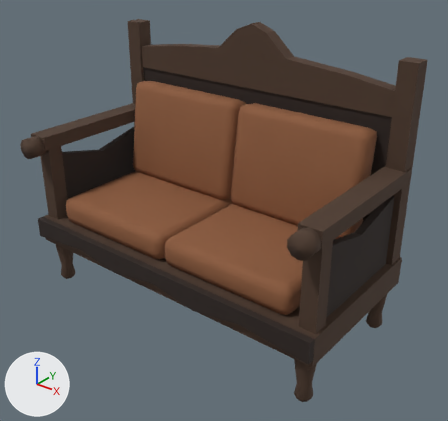
An edit to the glTF model art/models/settee.glb, drawn before and after from the same camera.
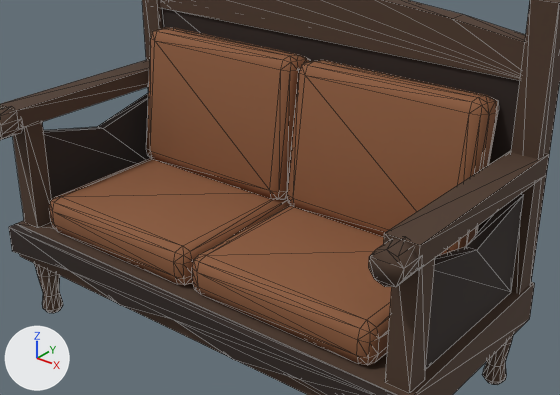
Old and new are each drawn whole from a 50 mm camera at (1.033, -1.49, 1.08) aimed at (0.061, -0.276, 0.327) and again close up on the part from 7% to 94% of the width and 15% to 80% of the height. The axes (+X, +Y, +Z) are drawn at lower left. The lights are the same throughout. The last two pictures show the newer version. The close-ups show mesh edges as thin lines. Vertices at exactly the same position are counted once.

The scene before the commit, as lines of its bpy script (objects in view):
```python
me_settee = bpy.data.meshes.new('settee')
me_settee.from_pydata(...)  # 654 vertices, 1208 faces; spans x -0.49..0.49, y -0.53..-0.03, z 0.0..0.8
# faces by material slot: [700, 76, 432]
me_settee.materials.append(mat_pal_umber)  # brown #4d382a
me_settee.materials.append(mat_pal_peat)  # black #2b1f1a
me_settee.materials.append(mat_pal_leather)  # brown #8c5a3a
ob_settee = bpy.data.objects.new('settee', me_settee)
ob_settee.location = (0.0, 0.0, 0.0)
```
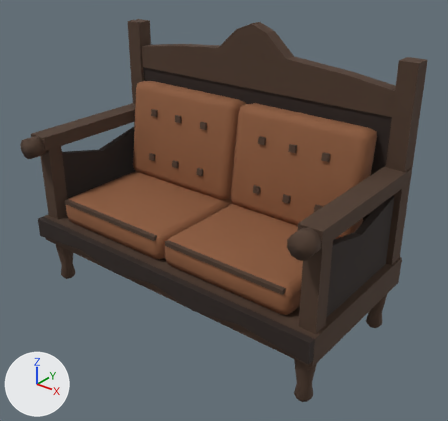
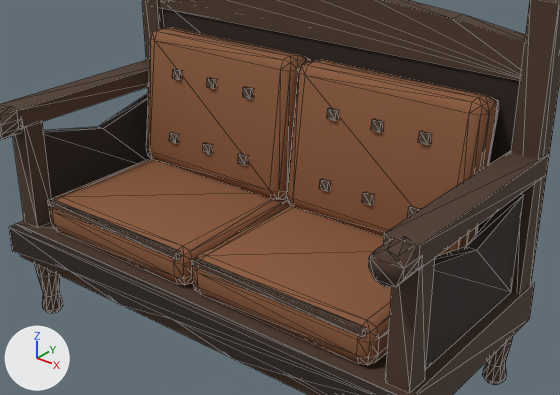
Pixel boxes (x1, y1, x2, y2) of what changed, in the close-ups (560 x 395 px):
part 1 of me_settee, added (brown): after (48, 199, 181, 259)
part 2 of me_settee, added: after (192, 258, 367, 337)
part 3 of me_settee, added: after (169, 69, 431, 217)

Diff of the bpy script that builds the scene:
```diff
--- a/art/models/settee.glb.py
+++ b/art/models/settee.glb.py
@@ me_settee @@
 # used by ob_settee; location = (0.0, 0.0, 0.0)
-me_settee.from_pydata(...)  # 654 vertices, 1208 faces; spans x -0.49..0.49, y -0.53..-0.03, z 0.0..0.8
+me_settee.from_pydata(...)  # 766 vertices, 1376 faces; spans x -0.49..0.49, y -0.53..-0.03, z 0.0..0.8
+# me_settee part 1: a new loose piece, a box spanning x -0.39..-0.02, y -0.472..-0.46, z 0.286..0.298, in mat_pal_umber (brown #4d382a)
+# me_settee part 2: a new loose piece, a box spanning x 0.02..0.39, y -0.472..-0.46, z 0.286..0.298, in mat_pal_umber (brown #4d382a)
+# me_settee part 3
+# 48 vertices are added at x -0.315..0.295, y -0.189..-0.155, z 0.359..0.521
+# 48 new vertices lie (0.02, 0.0, 0.0) away from vertices in x -0.315..0.295, y -0.189..-0.155, z 0.359..0.521
+# 144 new faces join them, mat_pal_umber (brown #4d382a)
 me_settee.materials.append(mat_pal_umber)
```
